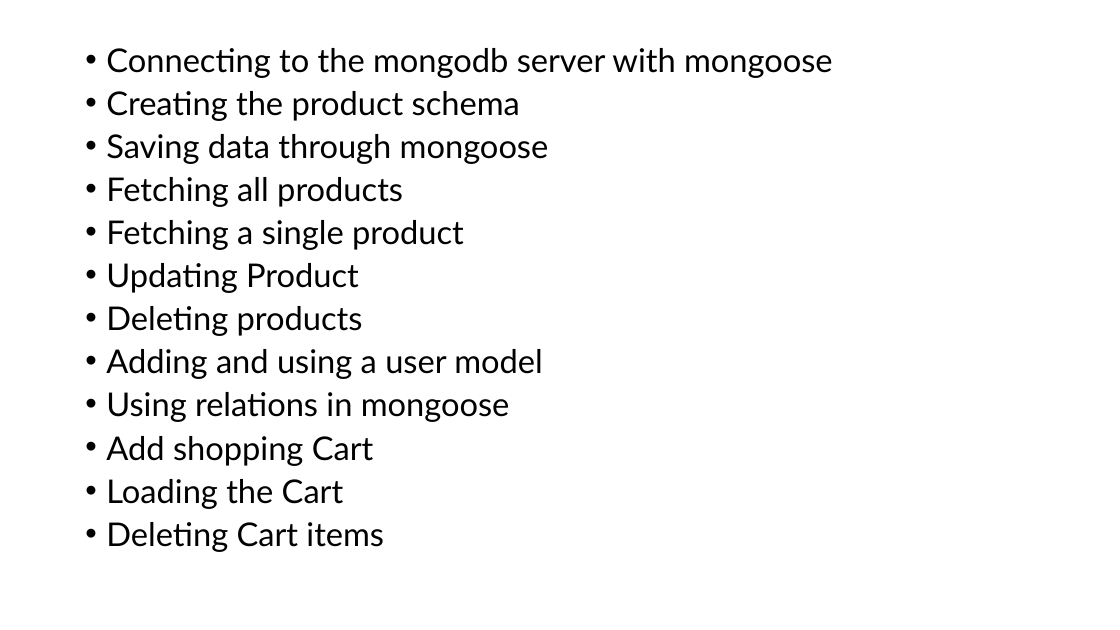
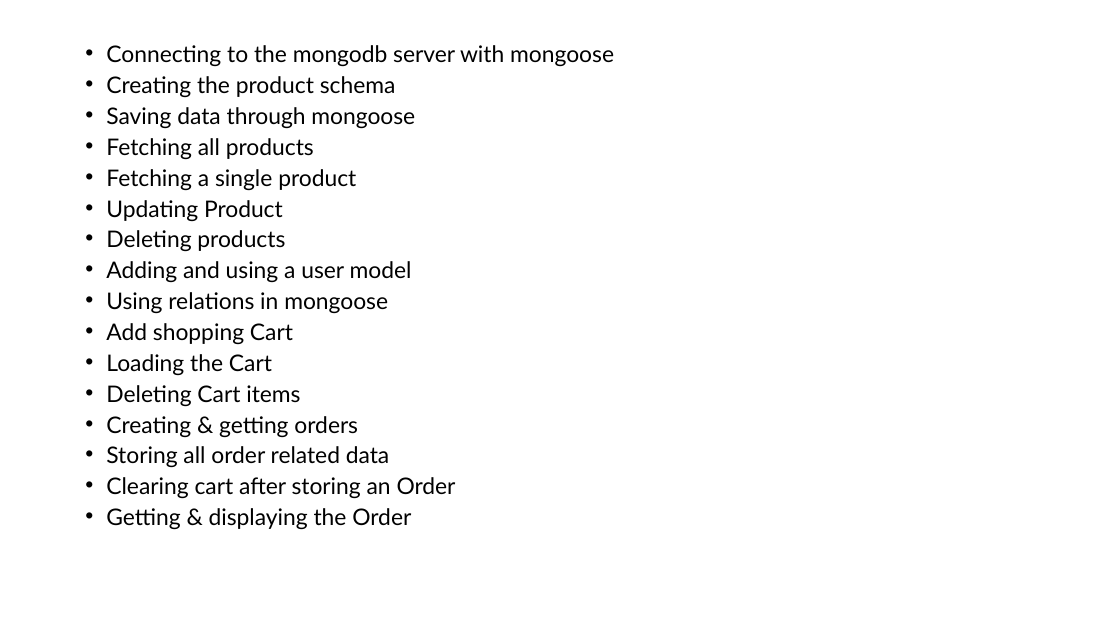
Before and after one commit to PiyushChaturvedii/Batch05, a slide deck: slide 76 of node/Nodejs.pptx. Drawn at 1120x630 pixels with LibreOffice and Linux fonts; fonts in the diff are those of the drawing. Boxes give left, top, right and bottom in pixels: in the first picture for what was removed or moved away, otherwise in the second. Text is boxed around its words. In the diff, an @@ line names an element or a change of style, - is before the commit and + after.

Commit message:
mongoose

```diff
--- a/node/Nodejs.pptx
+++ b/node/Nodejs.pptx
@@ text at <box>106,45,614,406</box>: size 28 to 19.6 pt in "Connecting to the mongodb server with mongoose", "Creating the product schema", "Saving data through mongoose", "Fetching all products" and 8 more places; line spacing 0.8 to 0.7 @@
@@ text at <box>106,416,456,529</box>: paragraphs added @@
+• Creating & getting orders
+• Storing all order related data
+• Clearing cart after storing an Order
+• Getting & displaying the Order
```
Also in this commit, not shown: 42 other files.
